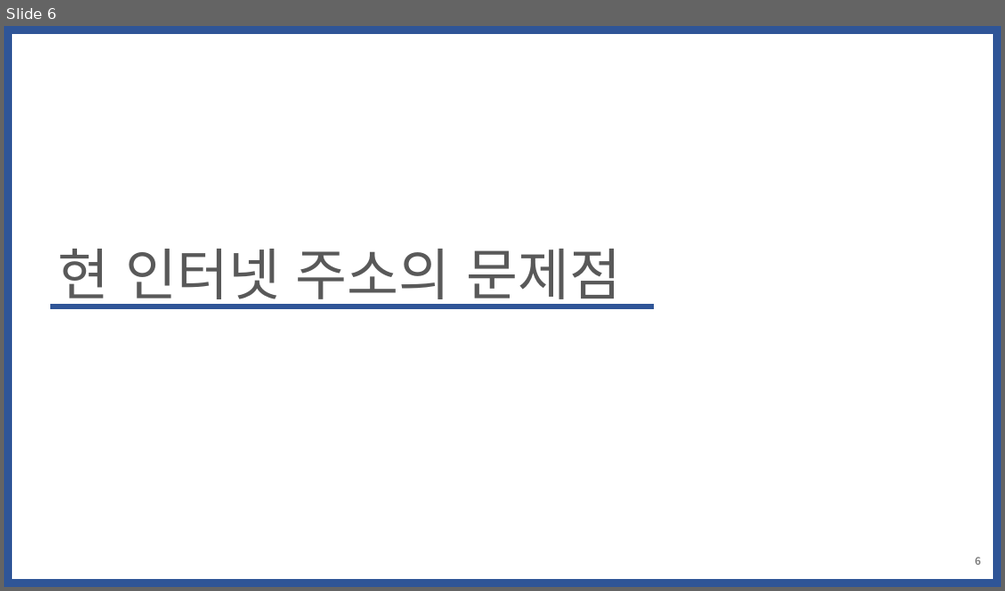
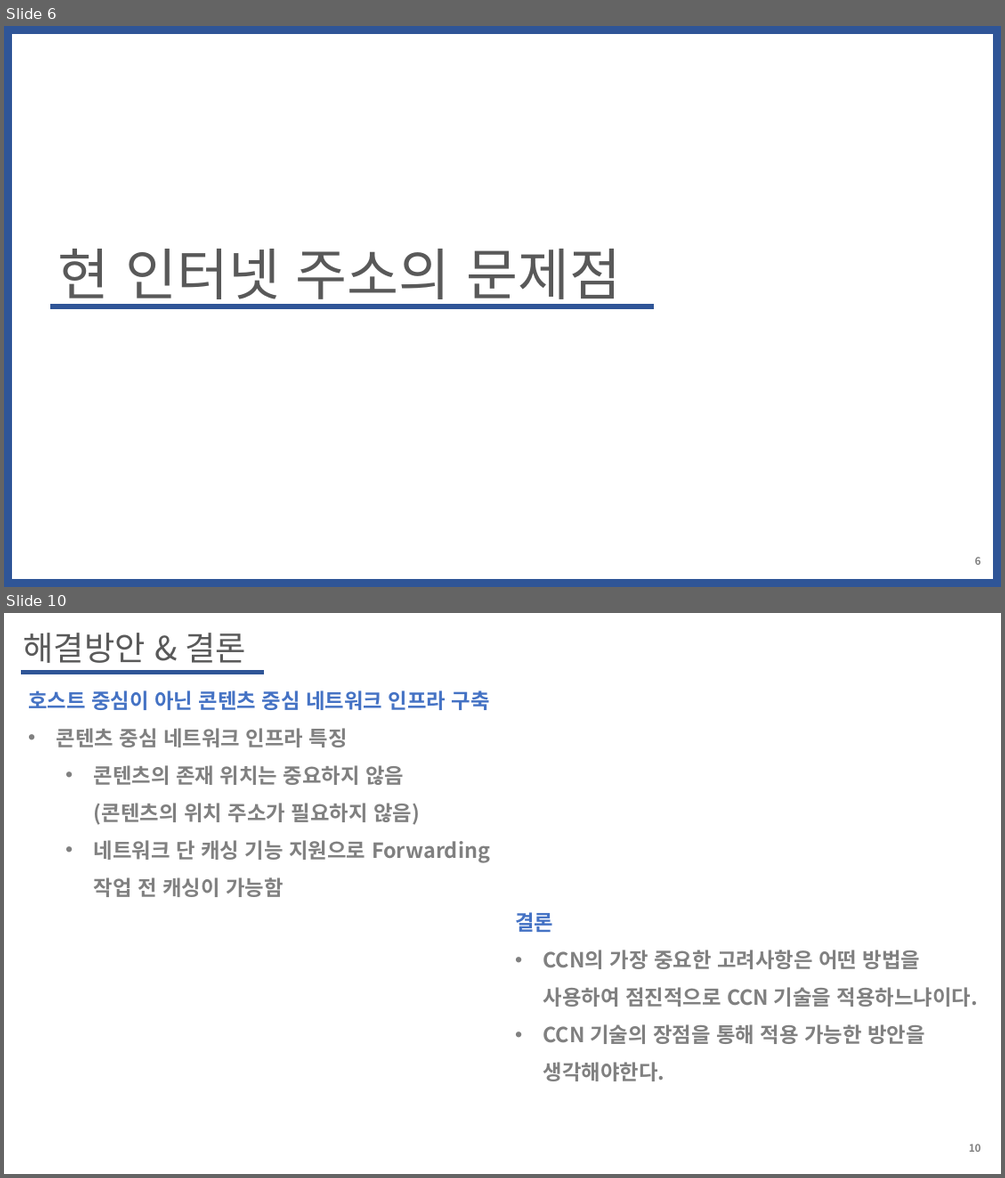
Before and after one commit to WoogiBoogi1129/ICN-NDN, a slide deck: Named-Data-Net/PPT/CCN정리.pptx. Shown one above the other, each under a label of ours: slide 6 before the commit, slides 6 and 10 after it; the slides between them are not shown. The pictures are 1005x591 and 1005x1178 pixels, drawn with LibreOffice and Linux fonts; fonts in the diff are those of the drawing. Boxes give left, top, right and bottom in pixels: in the first picture for what was removed or moved away, otherwise in the second. Text is boxed around its words. In the diff, an @@ line names an element or a change of style, - is before the commit and + after.

```diff
--- a/Named-Data-Net/PPT/CCN정리.pptx
+++ b/Named-Data-Net/PPT/CCN정리.pptx
@@ slide 10 added at (4, 613, 1001, 1174), background #FFFFFF @@
@@ text added at (23, 633, 246, 663), 32 pt, text #595959 @@
+해결방안 & 결론
@@ line added from (21, 672) to (264, 672), #2F5597 4.5 pt @@
@@ text added at (28, 690, 490, 897), 20 pt, text #808080, bold @@
+호스트 중심이 아닌 콘텐츠 중심 네트워크 인프라 구축
+• 콘텐츠 중심 네트워크 인프라 특징
+  • 콘텐츠의 존재 위치는 중요하지 않음
+    (콘텐츠의 위치 주소가 필요하지 않음)
+  • 네트워크 단 캐싱 기능 지원으로 Forwarding 작업 전 캐싱이 가능함
@@ text added at (515, 912, 978, 1081), 20 pt, text #808080, bold @@
+결론
+• CCN의 가장 중요한 고려사항은 어떤 방법을 사용하여 점진적으로 CCN 기술을 적용하느냐이다.
+• CCN 기술의 장점을 통해 적용 가능한 방안을 생각해야한다.
@@ page number added at (969, 1143, 981, 1151), 10 pt, text #808080, bold @@
+10
```
Also in this commit, not shown: 1 slide changed, 2 other slides added.
